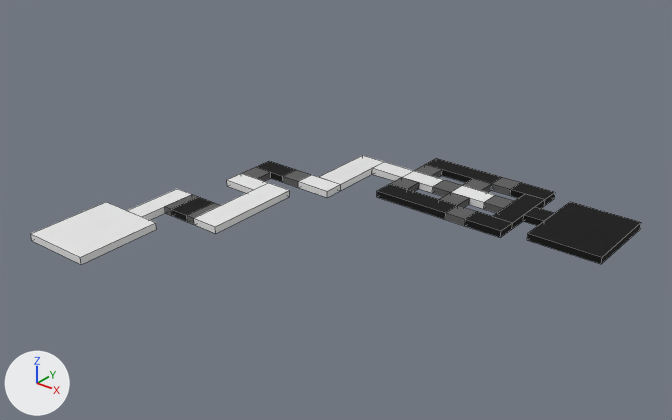
The Blender file Map.blend, before and after one commit.
Before and after are seen from a camera (50 mm lens) standing at (135.4, -157.6, 109.3) and looking at (0.2, 11.4, 4.5). Arrows for +X, +Y and +Z are at lower left; the lights stay in place. Mesh edges are drawn as thin lines.
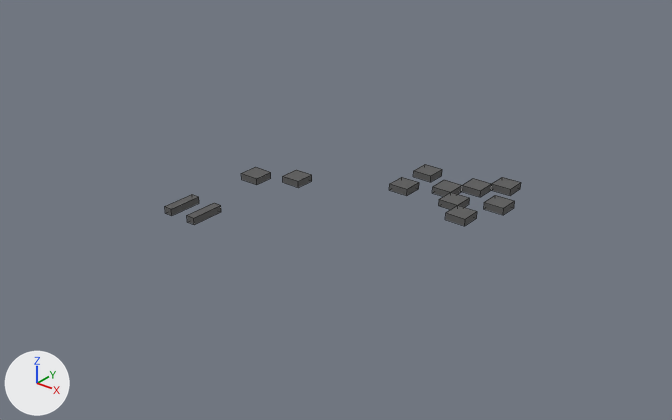
Pixel boxes (x1, y1, x2, y2) of what changed, in the pictures (672 x 420 px):
'Cube', hidden: before (31, 202, 157, 265)
'Cube.029', hidden (black): before (527, 202, 641, 264)
'Cube.001', hidden: before (194, 183, 290, 233)
'Cube.022', hidden (black): before (377, 184, 457, 219)
'Cube.011', hidden: before (320, 155, 384, 190)
'Cube.013', hidden (black): before (426, 158, 502, 184)
'Cube.027', hidden (black): before (493, 194, 545, 229)
'Cube.006', hidden: before (127, 189, 191, 220)
'Cube.026', hidden (black): before (465, 211, 513, 238)
'Cube.010', hidden: before (298, 175, 341, 197)
'Cube.025', hidden (black): before (510, 183, 555, 206)
'Cube.005', hidden: before (227, 173, 268, 193)
'Cube.003', hidden (black): before (171, 197, 214, 222)
'Cube.012', hidden: before (372, 162, 413, 181)
'Cube.015', hidden: before (452, 185, 495, 209)
'Cube.021', hidden: before (403, 171, 443, 193)
'Cube.008', hidden: before (257, 161, 296, 182)
'Cube.028', hidden: before (523, 207, 554, 226)

What changed in the scene script:
```text
Change ob_cube:
    add ob_cube.hide_set(True)  # its collection is switched off
Change ob_cube_001:
    add ob_cube_001.hide_set(True)  # its collection is switched off
Change ob_cube_005:
    add ob_cube_005.hide_set(True)  # its collection is switched off
Change ob_cube_006:
    add ob_cube_006.hide_set(True)  # its collection is switched off
Change ob_cube_010:
    add ob_cube_010.hide_set(True)  # its collection is switched off
Change ob_cube_011:
    add ob_cube_011.hide_set(True)  # its collection is switched off
Change ob_cube_012:
    add ob_cube_012.hide_set(True)  # its collection is switched off
Change ob_cube_015:
    add ob_cube_015.hide_set(True)  # its collection is switched off
Change ob_cube_021:
    add ob_cube_021.hide_set(True)  # its collection is switched off
Change ob_cube_003:
    add ob_cube_003.hide_set(True)  # its collection is switched off
Change ob_cube_008:
    add ob_cube_008.hide_set(True)  # its collection is switched off
Change ob_cube_013:
    add ob_cube_013.hide_set(True)  # its collection is switched off
Change ob_cube_022:
    add ob_cube_022.hide_set(True)  # its collection is switched off
Change ob_cube_025:
    add ob_cube_025.hide_set(True)  # its collection is switched off
Change ob_cube_026:
    add ob_cube_026.hide_set(True)  # its collection is switched off
Change ob_cube_027:
    add ob_cube_027.hide_set(True)  # its collection is switched off
Change ob_cube_028:
    add ob_cube_028.hide_set(True)  # its collection is switched off
Change ob_cube_029:
    add ob_cube_029.hide_set(True)  # its collection is switched off
```
